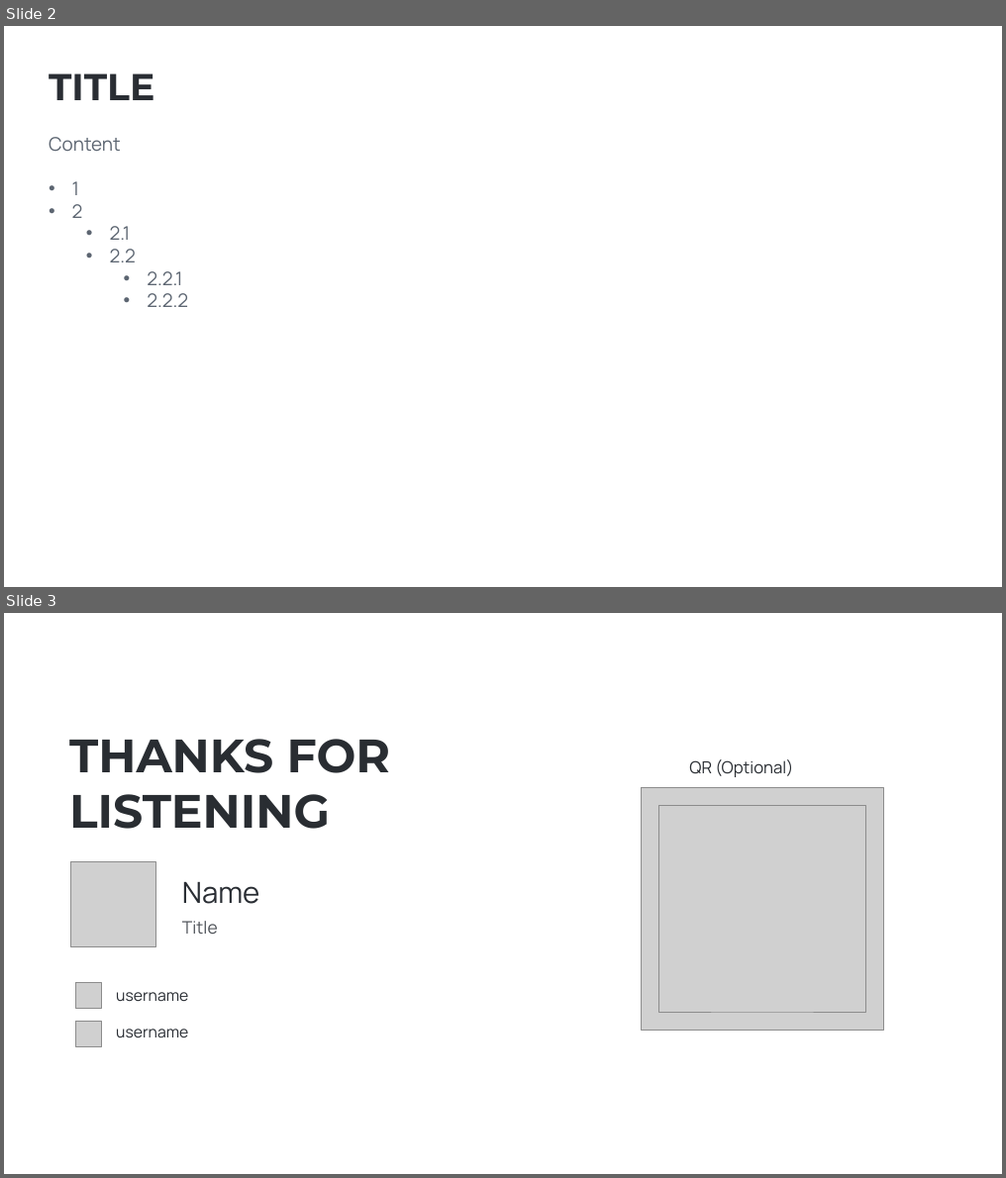
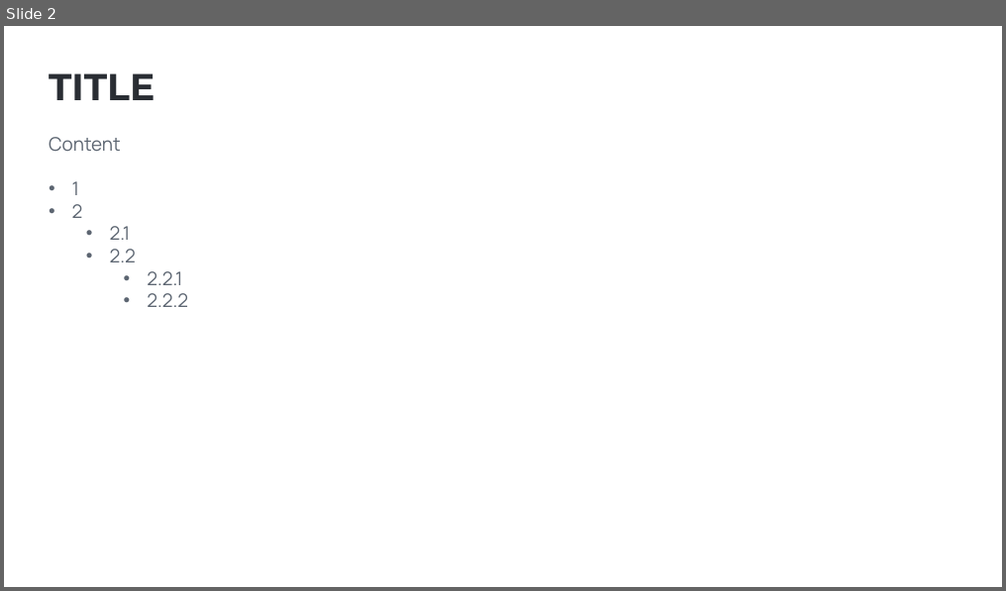
Before and after one commit to hikalkan/presentations, a slide deck: 2025-01-09 ABP Community Talks 2025.1/Which Architecture.pptx. Shown one above the other, each under a label of ours: slides 2 and 3 before the commit, slide 2 after it. The pictures are 1006x1178 and 1006x591 pixels, drawn with LibreOffice and Linux fonts; fonts in the diff are those of the drawing; grey boxes stand for pictures; background and template pictures are left out. Boxes give left, top, right and bottom in pixels: in the first picture for what was removed or moved away, otherwise in the second. Text is boxed around its words. In the diff, an @@ line names an element or a change of style, - is before the commit and + after.

```diff
--- a/2025-01-09 ABP Community Talks 2025.1/Which Architecture.pptx
+++ b/2025-01-09 ABP Community Talks 2025.1/Which Architecture.pptx
@@ slide 3 removed at [4, 613, 1002, 1174], background picture (left out) @@
@@ text removed at [69, 739, 391, 829] @@
-THANKS FOR
-LISTENING
@@ text removed at [689, 760, 793, 777] @@
-QR (Optional)
@@ picture removed at [642, 788, 883, 1030] @@
@@ picture removed at [659, 806, 865, 1013] @@
@@ picture removed at [70, 862, 156, 948] @@
@@ text removed at [182, 882, 259, 904] @@
-Name
@@ text removed at [182, 921, 218, 934] @@
-Title
@@ picture removed at [75, 983, 101, 1009] @@
@@ text removed at [116, 992, 188, 1002] @@
-username
@@ picture removed at [75, 1021, 101, 1048] @@
@@ text removed at [116, 1029, 188, 1039] @@
-username
```
Also in this commit, not shown: 1 slide changed, 1 slide added.
